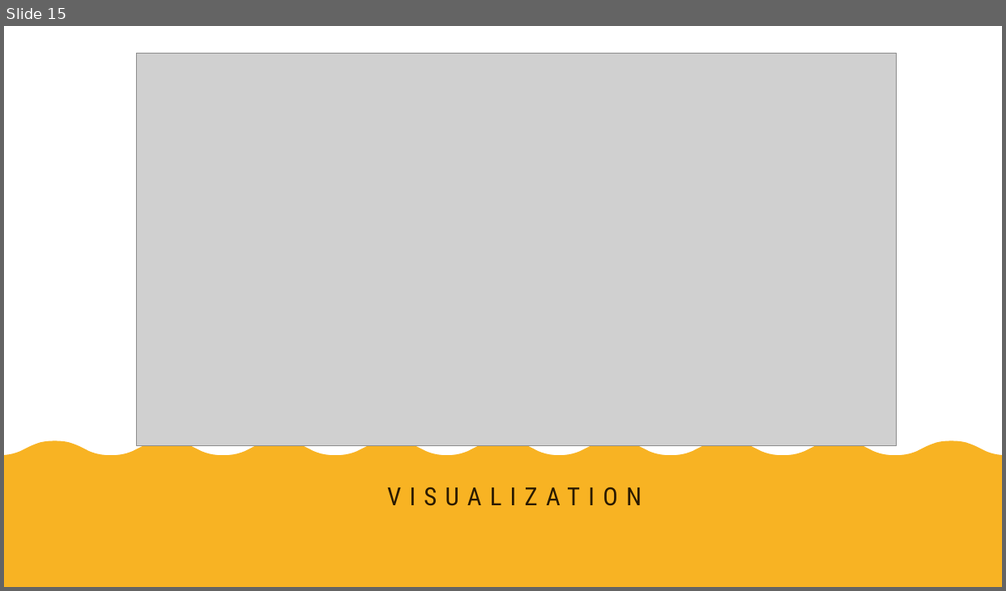
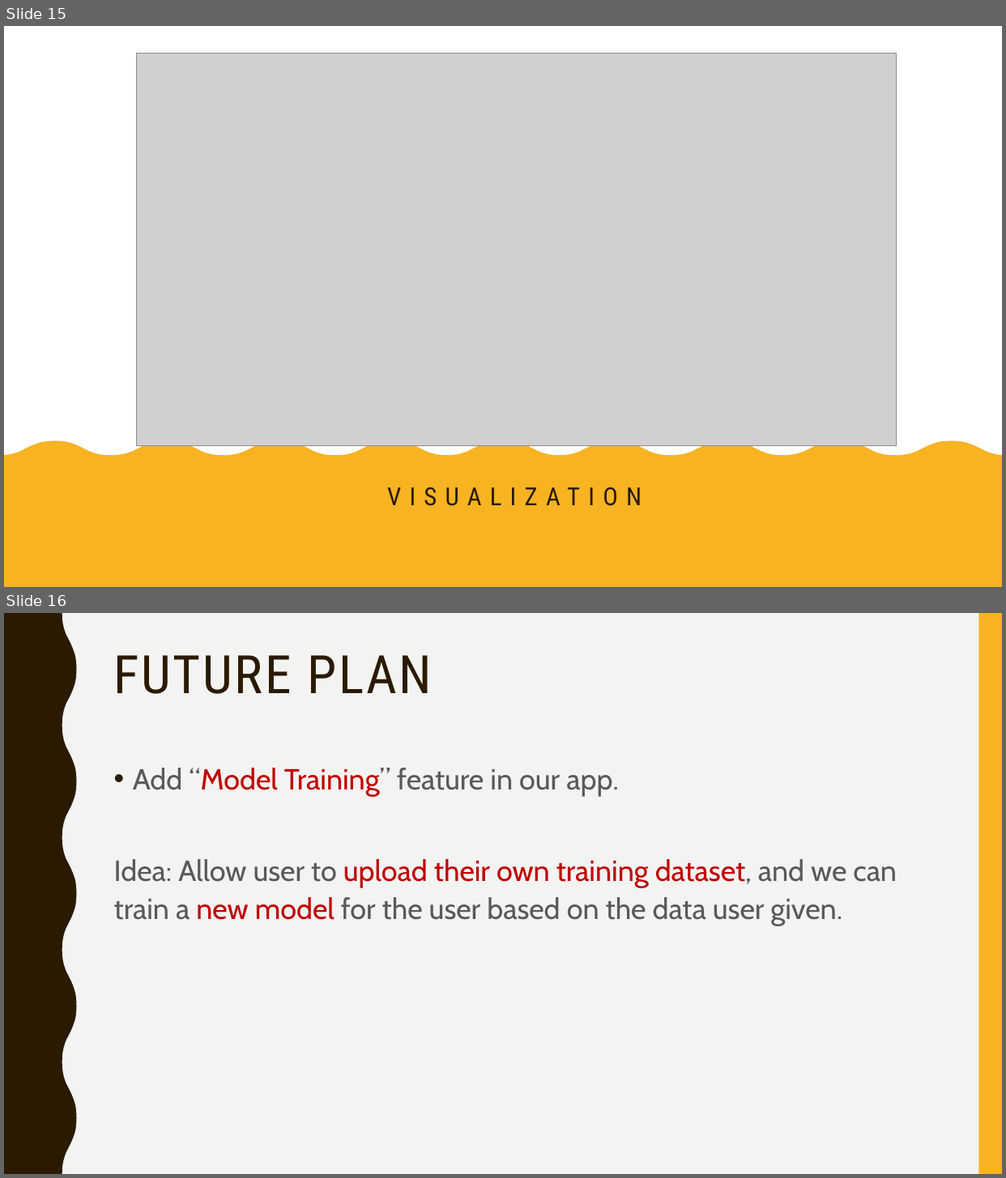
Before and after one commit to TZstatsADS/Spring2018-Project5-grp8, a slide deck: doc/presentation.pptx. Shown one above the other, each under a label of ours: slide 15 before the commit, slides 15 and 16 after it. The pictures are 1006x591 and 1006x1178 pixels, drawn with LibreOffice and Linux fonts; fonts in the diff are those of the drawing; grey boxes stand for pictures. Boxes give left, top, right and bottom in pixels: in the first picture for what was removed or moved away, otherwise in the second. Text is boxed around its words. In the diff, an @@ line names an element or a change of style, - is before the commit and + after.

```diff
--- a/doc/presentation.pptx
+++ b/doc/presentation.pptx
@@ slide 16 added at box(4, 613, 1002, 1174), background #F3F3F2; not listed: 2 template elements that a slide beside it also shows @@
@@ title added at box(114, 655, 432, 694), 51 pt, text #2A1A00 @@
+FUTURE PLAN
@@ text added at box(114, 768, 897, 926), 28 pt, text #595959 @@
+• Add “Model Training” feature in our app.
+Idea: Allow user to upload their own training dataset, and we can train a new model for the user based on the data user given.
```
Also in this commit, not shown: 4 slides changed, 2 other slides added.
